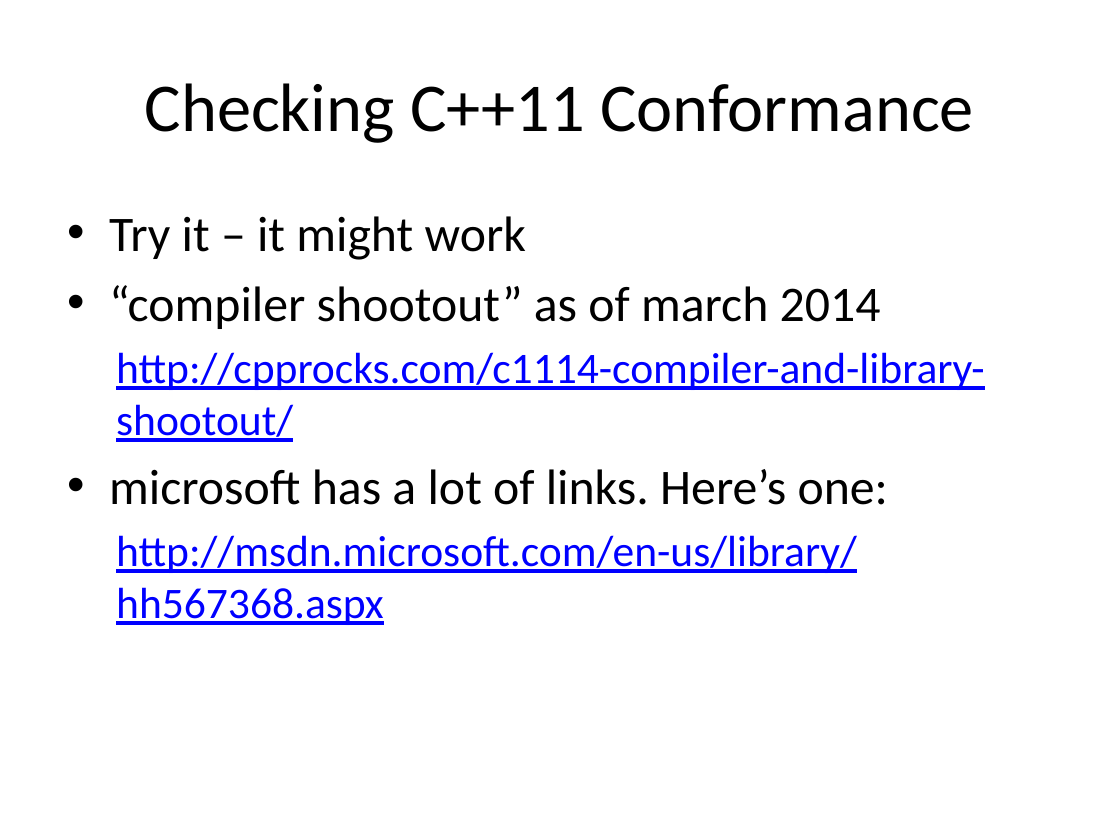
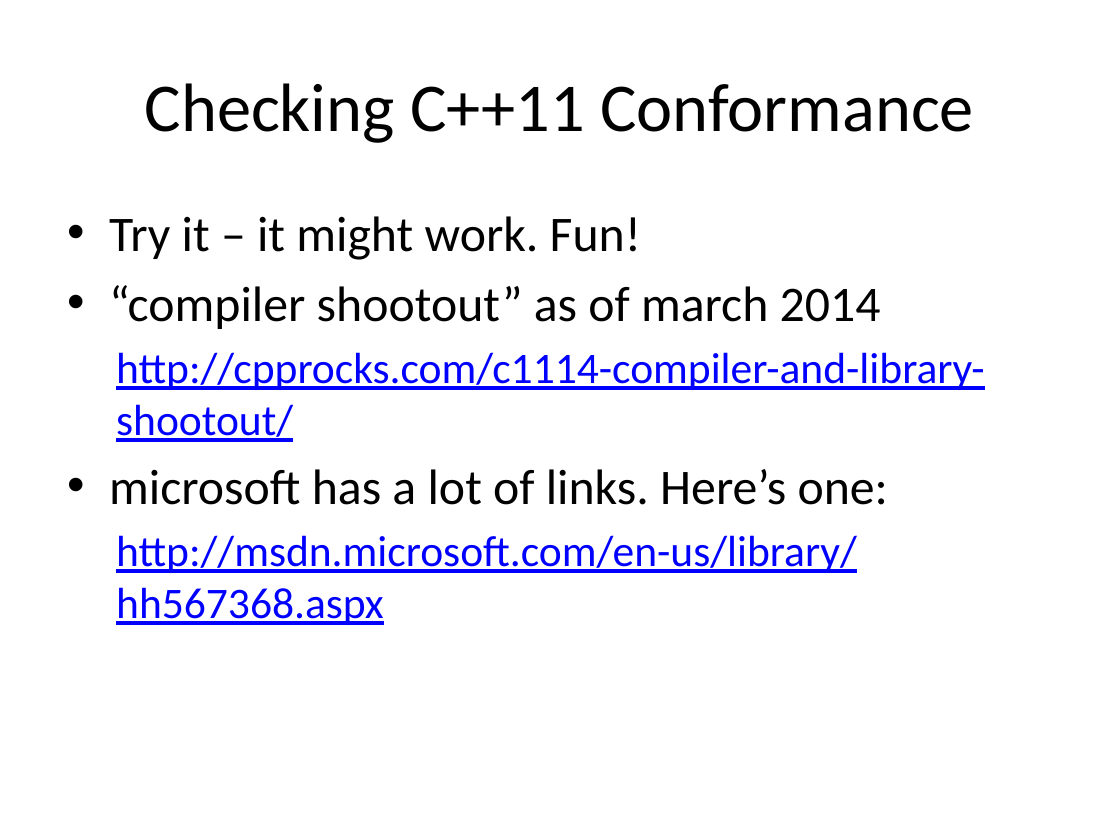
Before and after one commit to fellmad/FunWithCpp11, a slide deck: slide 42 of doc/Fun_with_C++11.pptx. Drawn at 1120x840 pixels with LibreOffice and Linux fonts; fonts in the diff are those of the drawing. Boxes give left, top, right and bottom in pixels: in the first picture for what was removed or moved away, otherwise in the second. Text is boxed around its words. In the diff, an @@ line names an element or a change of style, - is before the commit and + after.

```diff
--- a/doc/Fun_with_C++11.pptx
+++ b/doc/Fun_with_C++11.pptx
@@ text at box(109, 216, 641, 260): text changed @@
-• Try it – it might work
+• Try it – it might work. Fun!
```
Also in this commit, not shown: 9 other slides changed, 1 other file.
